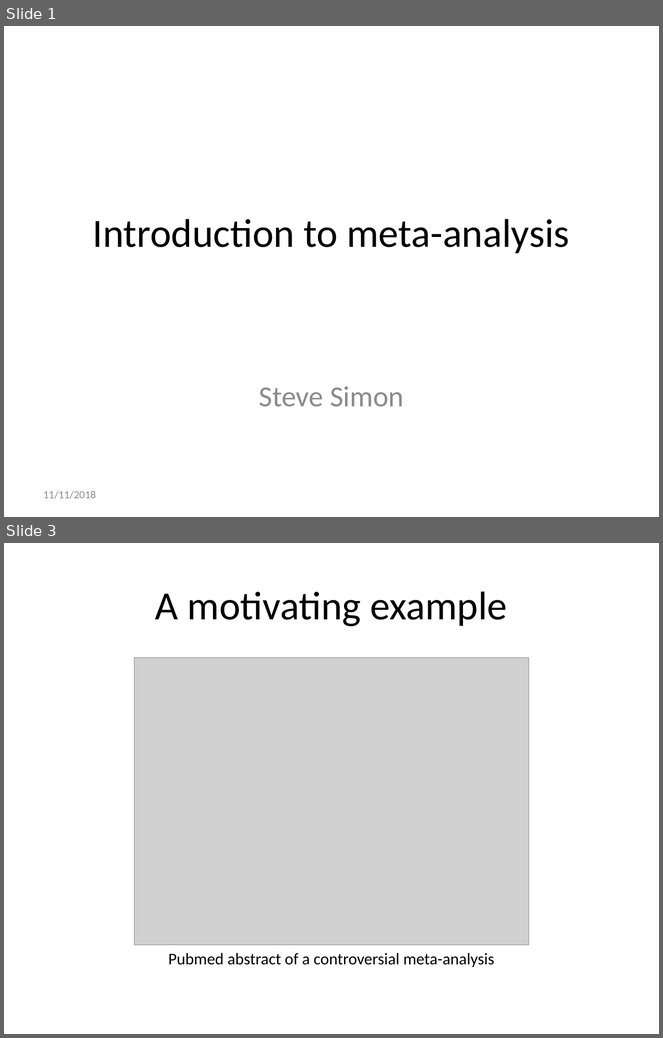
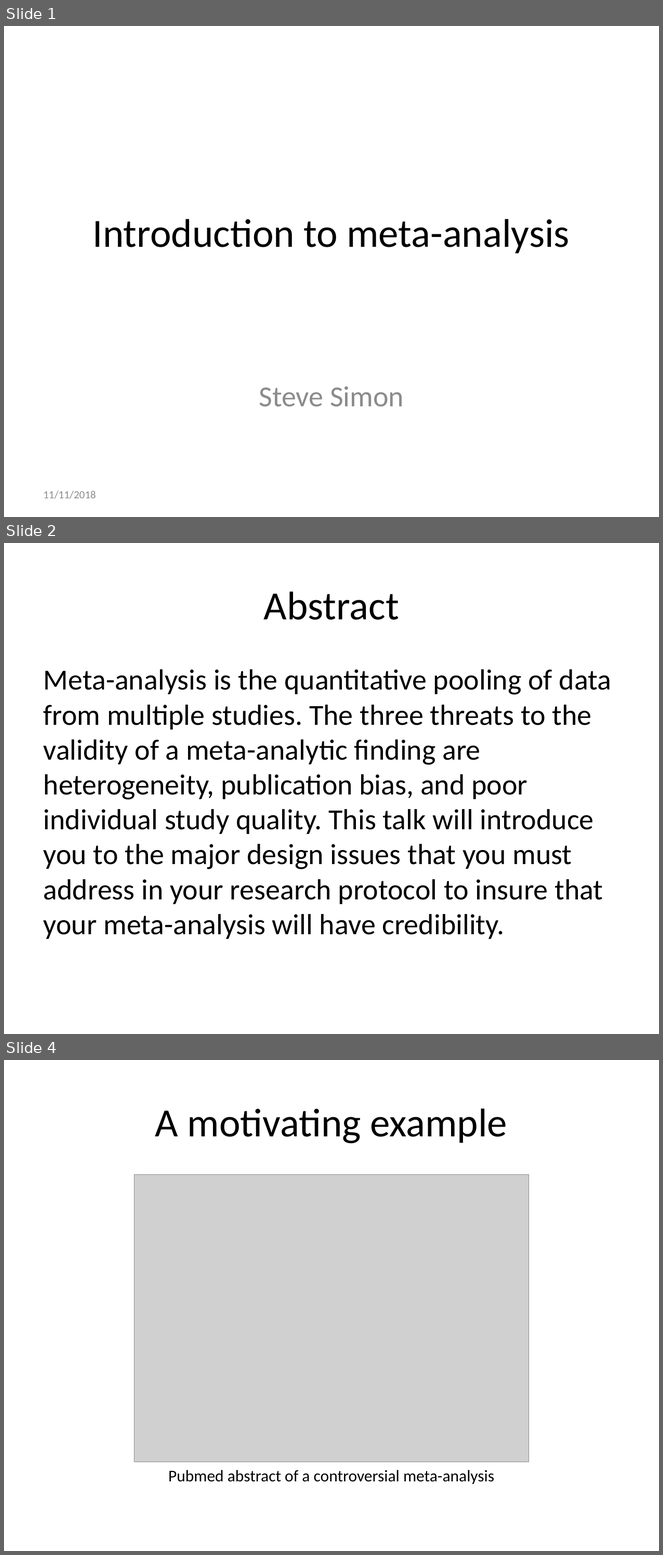
Before and after one commit to pmean/introduction-meta-analysis, a slide deck: src/intro.pptx. Shown one above the other, each under a label of ours: slides 1 and 3 before the commit, slides 1, 2 and 4 after it; the slides between them are not shown. The pictures are 663x1038 and 663x1555 pixels, drawn with LibreOffice and Linux fonts; fonts in the diff are those of the drawing; grey boxes stand for pictures. Boxes give left, top, right and bottom in pixels: in the first picture for what was removed or moved away, otherwise in the second. Text is boxed around its words. In the diff, an @@ line names an element or a change of style, - is before the commit and + after.

```diff
--- a/src/intro.pptx
+++ b/src/intro.pptx
@@ slide 2 added at <box>4,543,659,1034</box>, background #FFFFFF @@
@@ title added at <box>264,591,399,620</box>, 44 pt, text #000000 @@
+Abstract
@@ text added at <box>44,669,612,939</box>, 32 pt, text #000000 @@
+Meta-analysis is the quantitative pooling of data from multiple studies. The three threats to the validity of a meta-analytic finding are heterogeneity, publication bias, and poor individual study quality. This talk will introduce you to the major design issues that you must address in your research protocol to insure that your meta-analysis will have credibility.
@@ what was slide 3 is now slide 4 @@
```
Also in this commit, not shown: 2 slides changed, 32 other slides added, 4 other files.
